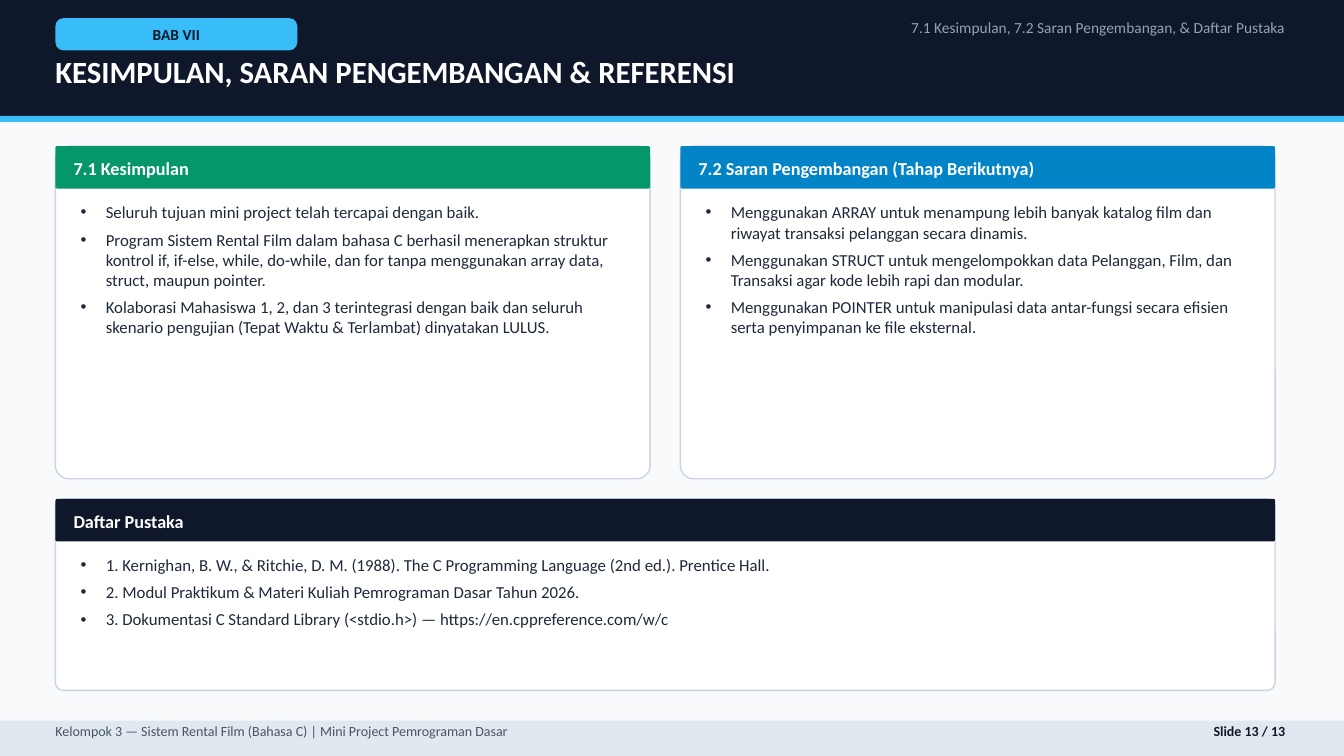
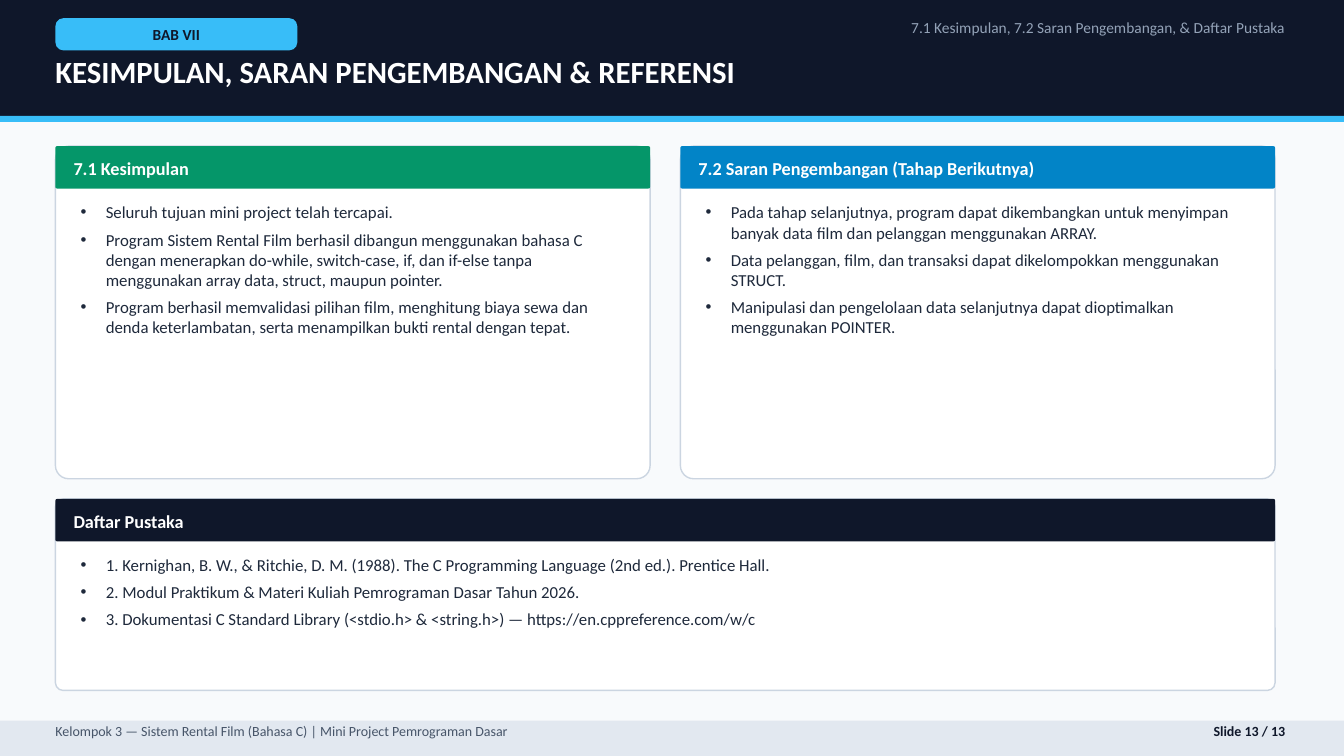
Before and after one commit to BayuArga669/UTS-Pemrograman, a slide deck: slide 13 of Presentasi_Rental_Film_Kelompok_3.pptx. Drawn at 1344x756 pixels with LibreOffice and Linux fonts; fonts in the diff are those of the drawing. Boxes give left, top, right and bottom in pixels: in the first picture for what was removed or moved away, otherwise in the second. Text is boxed around its words. In the diff, an @@ line names an element or a change of style, - is before the commit and + after.

Commit message:
Update rental_film.c, PPTX, dan laporan sesuai kode terbaru

```diff
--- a/Presentasi_Rental_Film_Kelompok_3.pptx
+++ b/Presentasi_Rental_Film_Kelompok_3.pptx
@@ text at (106, 206, 588, 336): text changed @@
-• Seluruh tujuan mini project telah tercapai dengan baik.
-• Program Sistem Rental Film dalam bahasa C berhasil menerapkan struktur kontrol if, if-else, while, do-while, dan for tanpa menggunakan array data, struct, maupun pointer.
-• Kolaborasi Mahasiswa 1, 2, dan 3 terintegrasi dengan baik dan seluruh skenario pengujian (Tepat Waktu & Terlambat) dinyatakan LULUS.
+• Seluruh tujuan mini project telah tercapai.
+• Program Sistem Rental Film berhasil dibangun menggunakan bahasa C dengan menerapkan do-while, switch-case, if, dan if-else tanpa menggunakan array data, struct, maupun pointer.
+• Program berhasil memvalidasi pilihan film, menghitung biaya sewa dan denda keterlambatan, serta menampilkan bukti rental dengan tepat.
@@ text at (731, 206, 1229, 336): text changed @@
-• Menggunakan ARRAY untuk menampung lebih banyak katalog film dan riwayat transaksi pelanggan secara dinamis.
-• Menggunakan STRUCT untuk mengelompokkan data Pelanggan, Film, dan Transaksi agar kode lebih rapi dan modular.
-• Menggunakan POINTER untuk manipulasi data antar-fungsi secara efisien serta penyimpanan ke file eksternal.
+• Pada tahap selanjutnya, program dapat dikembangkan untuk menyimpan banyak data film dan pelanggan menggunakan ARRAY.
+• Data pelanggan, film, dan transaksi dapat dikelompokkan menggunakan STRUCT.
+• Manipulasi dan pengelolaan data selanjutnya dapat dioptimalkan menggunakan POINTER.
@@ text at (106, 613, 755, 628): text changed @@
-• 3. Dokumentasi C Standard Library (<stdio.h>) — https://en.cppreference.com/w/c
+• 3. Dokumentasi C Standard Library (<stdio.h> & <string.h>) — https://en.cppreference.com/w/c
```
Also in this commit, not shown: 12 other slides changed, 4 other files.
